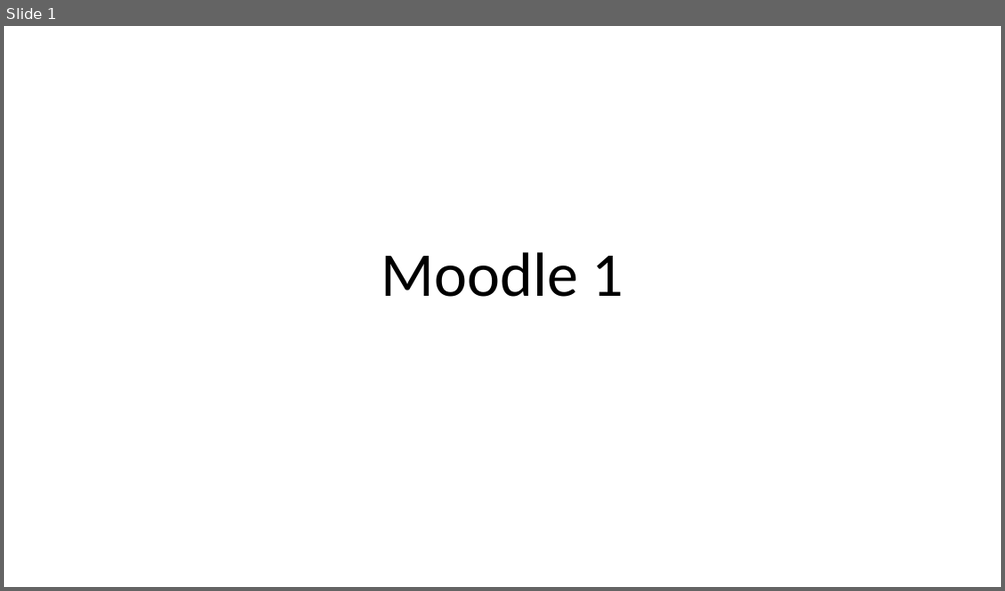
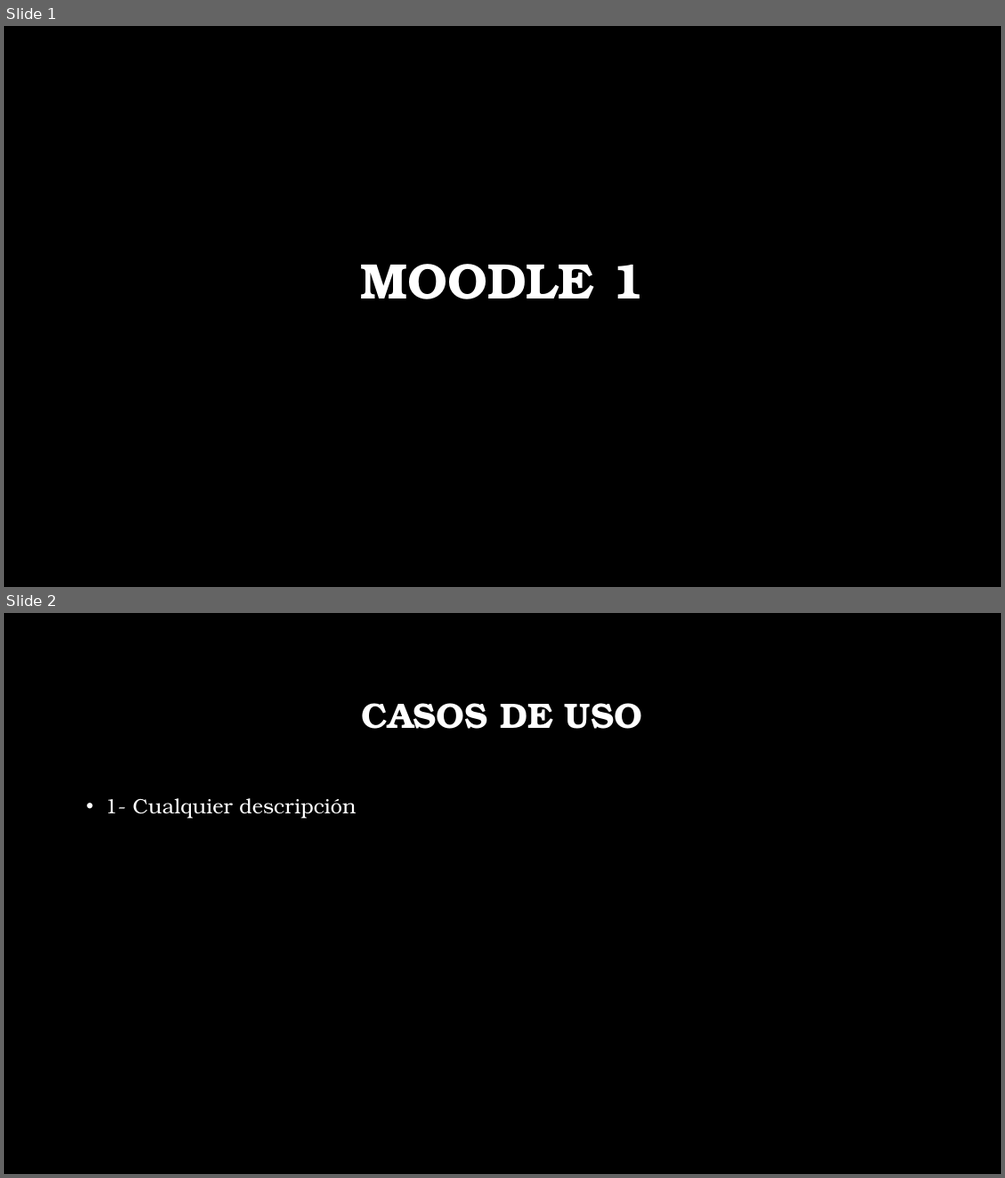
Before and after one commit to cscabrerag/prueba01, a slide deck: Documentacion/02_Planificacion/Informe 002.pptx. Shown one above the other, each under a label of ours: slide 1 before the commit, slides 1 and 2 after it. The pictures are 1005x591 and 1005x1178 pixels, drawn with LibreOffice and Linux fonts; fonts in the diff are those of the drawing; background and template pictures are left out. Boxes give left, top, right and bottom in pixels: in the first picture for what was removed or moved away, otherwise in the second. Text is boxed around its words. In the diff, an @@ line names an element or a change of style, - is before the commit and + after.

Commit message:
Learning.003
:imp: Se agrego caso de uso al ppt.

```diff
--- a/Documentacion/02_Planificacion/Informe 002.pptx
+++ b/Documentacion/02_Planificacion/Informe 002.pptx
@@ slide 2 added at bbox=[4, 613, 1001, 1174], background picture (left out) @@
@@ title added at bbox=[362, 703, 642, 729], 34 pt, text #FFFFFF, bold @@
+CASOS DE USO
@@ text added at bbox=[105, 798, 356, 819], 20 pt, text #FFFFFF @@
+• 1- Cualquier descripción
@@ slide 1 changed as well @@
@@ background #FFFFFF to picture (left out) @@
@@ title at bbox=[361, 264, 644, 299]: text changed; size 60 to 48 pt; font Calibri to TeX Gyre Bonum; text colour #000000 to #FFFFFF; bold on @@
-Moodle 1
+MOODLE 1
```
